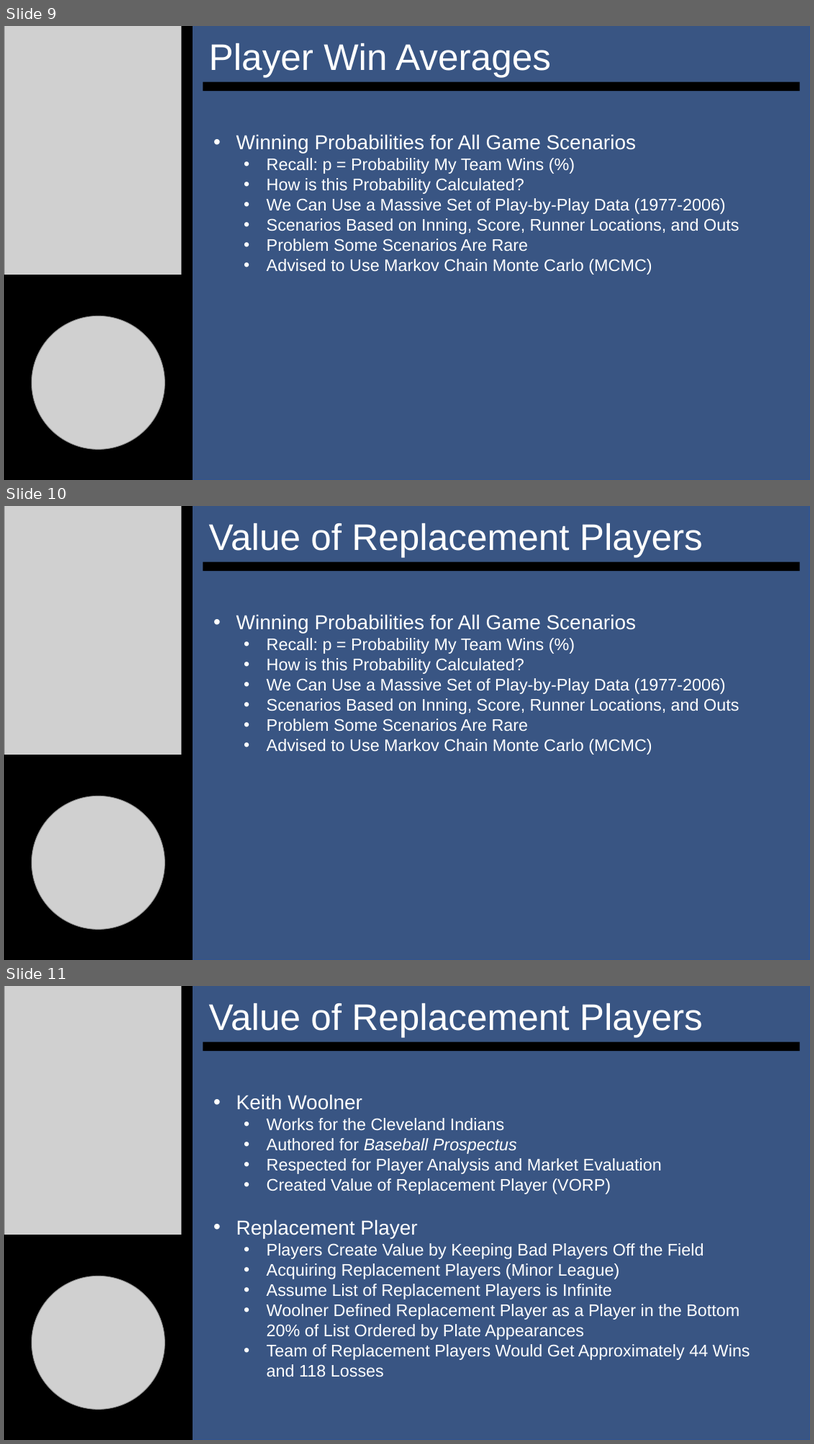
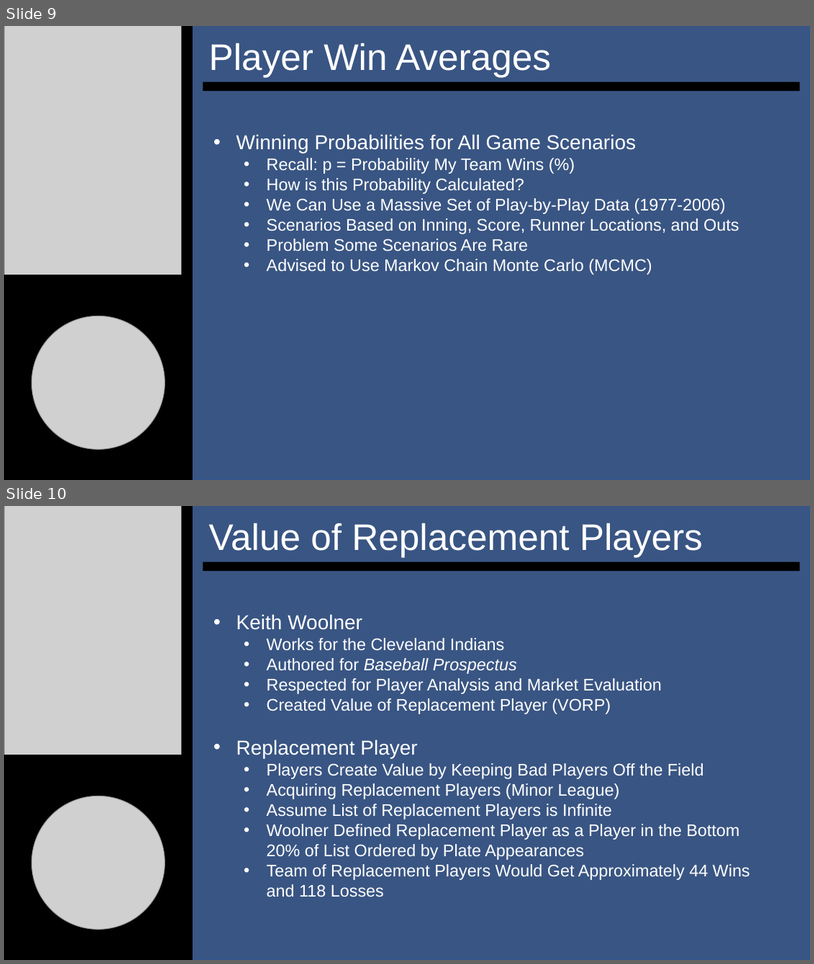
Before and after one commit to SuperMarioGiacomazzo/STOR538_WEBSITE, a slide deck: Slides/Baseball 6/Baseball_6_Lecture.pptx. Shown one above the other, each under a label of ours: slides 9, 10 and 11 before the commit, slides 9 and 10 after it. The pictures are 814x1444 and 814x964 pixels, drawn with LibreOffice and Linux fonts; fonts in the diff are those of the drawing; grey boxes stand for pictures. Boxes give left, top, right and bottom in pixels: in the first picture for what was removed or moved away, otherwise in the second. Text is boxed around its words. In the diff, an @@ line names an element or a change of style, - is before the commit and + after.

```diff
--- a/Slides/Baseball 6/Baseball_6_Lecture.pptx
+++ b/Slides/Baseball 6/Baseball_6_Lecture.pptx
@@ slide 10 removed at [4, 506, 810, 960], background #FFFFFF @@
@@ rectangle removed at [4, 506, 810, 960] @@
@@ picture removed at [4, 506, 182, 765] @@
@@ rectangle removed at [182, 506, 193, 765] @@
@@ subtitle removed at [209, 523, 703, 557] @@
-Value of Replacement Players
@@ rectangle removed at [203, 561, 800, 571] @@
@@ text removed at [237, 614, 739, 754] @@
-• Winning Probabilities for All Game Scenarios
-  • Recall: p = Probability My Team Wins (%)
-  • How is this Probability Calculated?
-  • We Can Use a Massive Set of Play-by-Play Data (1977-2006)
-  • Scenarios Based on Inning, Score, Runner Locations, and Outs
-  • Problem Some Scenarios Are Rare
-  • Advised to Use Markov Chain Monte Carlo (MCMC)
@@ rectangle removed at [4, 754, 193, 960] @@
@@ picture removed at [32, 795, 165, 929] @@
@@ what was slide 11 is now slide 10 @@
```
Also in this commit, not shown: 4 other files.
